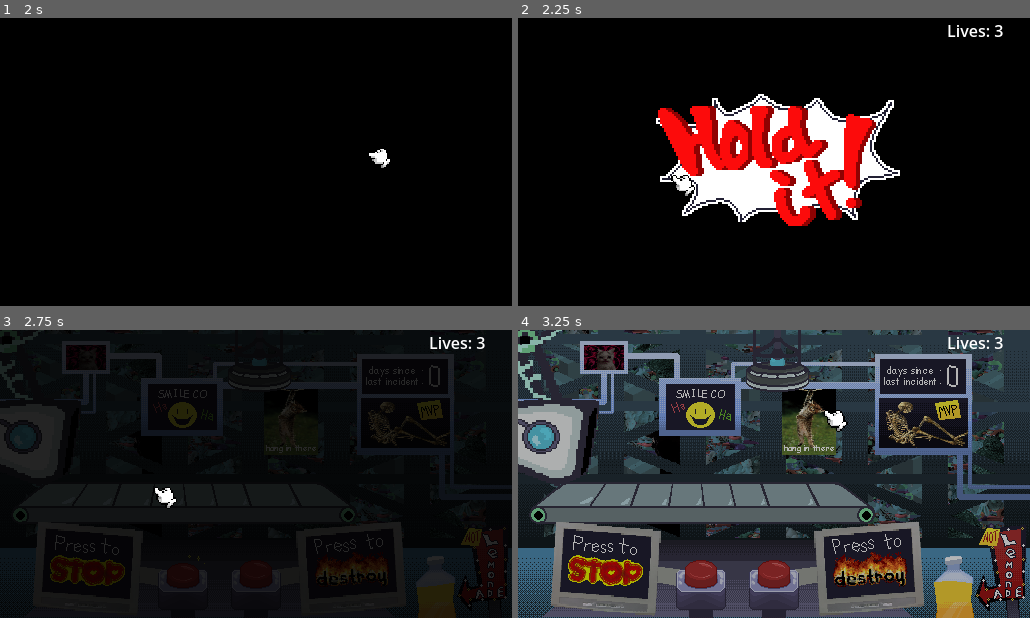
Above: before the commit, frames 1-4 (two rows, left to right).
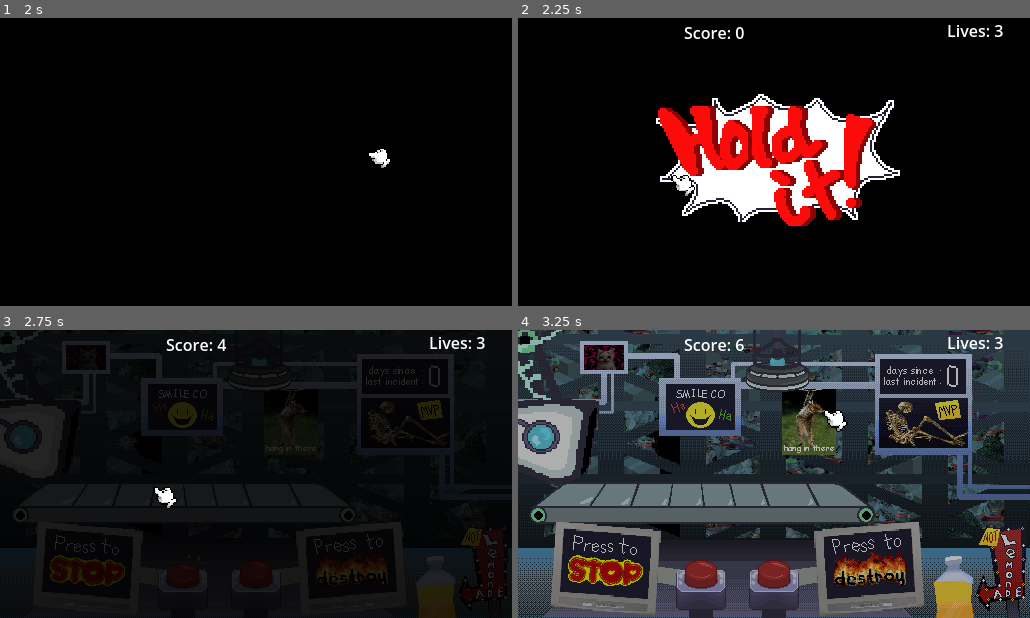
Above: after the commit, the same moments.

Repository: vincentcmartinez/holdit
Game: Godot game, scene res://src/game container/game_container.tscn
Two runs of this game, one before a commit and one after it. Both use one fixed random seed, a clock stepped at 60 frames per second and the inputs below.
Inputs (mouse positions are in pixels of both pictures, inside the frame that each line leads up to):
- Up to frame 1 (2 s): click (256, 185) at 0.5 s; tap Enter (ui_accept) at 1.25, 1.52 s; move the mouse to (368, 147) at 1.27 s; press the mouse at (368, 147) at 1.28 s
- Up to frame 2 (2.25 s): tap Enter (ui_accept) at 2 s; move the mouse to (671, 176) at 2.02 s; release the mouse at (671, 176) at 2.03 s; tap Space (space) at 2.1 s
- Up to frame 3 (2.75 s): tap Enter (ui_accept) at 2.27 s
- Up to frame 4 (3.25 s): move the mouse to (825, 410) at 2.77 s; hold X (start_destroy) from 2.78 s (still down)

Frame 1 is identical in both runs. In frame 2, 0.2% of the frame differs, in the area x 32-45%, y 3-8%; in frame 3, 0.2%; in frame 4, 0.2%.

Commit message:
final gameplay

Diff:
--- a/hold-it!/game_info.gd
+++ b/hold-it!/game_info.gd
@@ -28,6 +28,9 @@
 
 func _decrement_lives():
 	lives -= 1
+	if lives <= 0:
+		var world = get_tree().get_root().get_node("GameContainer/World")
+		world.game_over()
 
 func _on_activate_destroy():
 	destroying = true
--- a/hold-it!/src/game container/game_container.gd
+++ b/hold-it!/src/game container/game_container.gd
@@ -21,3 +21,10 @@
 func spawn_pause_menu():
 	var pause_menu_inst = pause_scene.instantiate()
 	add_child(pause_menu_inst)
+
+func game_over(score):
+	$GameOver.visible = true
+	get_tree().paused = true
+	$Label.visible = true
+	$ScoreLabel.text = "Final Score: " + str(floor(score))
+	$ScoreLabel.visible = true
--- a/hold-it!/src/game container/game_container.tscn
+++ b/hold-it!/src/game container/game_container.tscn
@@ -13,3 +13,21 @@
 
 [node name="Camera2D" type="Camera2D" parent="."]
 anchor_mode = 0
+
+[node name="Label" type="Label" parent="."]
+visible = false
+offset_left = 201.0
+offset_top = 58.0
+offset_right = 313.0
+offset_bottom = 81.0
+text = "You are FIRED!"
+
+[node name="ScoreLabel" type="Label" parent="."]
+visible = false
+offset_left = 182.0
+offset_top = 104.0
+offset_right = 234.0
+offset_bottom = 127.0
+text = "Score: "
+
+[node name="GameOver" type="Sprite2D" parent="."]
--- a/hold-it!/src/game container/world.gd
+++ b/hold-it!/src/game container/world.gd
@@ -7,17 +7,46 @@
 @onready var toy_dino = preload("res://src/toys/dino/toy_dino.tscn")
 @onready var toy_bunny = preload("res://src/toys/bunny/toy_bunny.tscn")
 
-@onready var belt_speed = 5
-@onready var spawn_rate = 1.5
-@onready var toys = [toy_dino, toy_monkey, toy_car, toy_bunny]
+@onready var current_level = 0
+@onready var levels = ["level_0", "level_1", "level_2"]
+@onready var level_stats = {
+	"level_0" = {
+		"toys" = [toy_monkey, toy_bunny, toy_dino, toy_car],
+		"spawn_rate" = 1.5,
+		"belt_speed" = 5
+	},
+	"level_1" = {
+		"toys" = [toy_dino, toy_car],
+		"spawn_rate" = 1.5,
+		"belt_speed" = 5
+	},
+	"level_2" = {
+		"toys" = [toy_monkey, toy_bunny, toy_dino, toy_car],
+		"spawn_rate" = 1.5,
+		"belt_speed" = 5
+	}
+}
+
+@onready var belt_speed = level_stats.get(levels[current_level]).get("belt_speed")
+@onready var spawn_rate = level_stats.get(levels[current_level]).get("spawn_rate")
+@onready var toys = level_stats.get(levels[current_level]).get("toys")
 
 @onready var game_start = false
+@onready var score = 0
 
 var paused = false
 
 func start_game():
 	game_start = true
 	$ToySpawner.start_game()
+
+func game_over():
+	get_parent().game_over(score)
+	queue_free()
+
+func _physics_process(delta: float) -> void:
+	score += 0.1
+	$CanvasLayer/ScoreLabel.text = "Score: " + str(floor(score))
 
 func _ready():
 	start_game()
--- a/hold-it!/src/game container/world.tscn
+++ b/hold-it!/src/game container/world.tscn
@@ -22,7 +22,7 @@
 size = Vector2(122, 89)
 
 [sub_resource type="RectangleShape2D" id="RectangleShape2D_qajwm"]
-size = Vector2(20, 133)
+size = Vector2(227.5, 9.5)
 
 [node name="World" type="Node2D"]
 texture_filter = 1
@@ -98,13 +98,20 @@
 script = ExtResource("6_iv6sq")
 
 [node name="CollisionShape2D" type="CollisionShape2D" parent="finishline"]
-position = Vector2(359, 127)
+position = Vector2(337.75, 207)
 shape = SubResource("RectangleShape2D_qajwm")
 
 [node name="trash_press" parent="." instance=ExtResource("8_64byy")]
 position = Vector2(259, 91)
 
 [node name="CanvasLayer" type="CanvasLayer" parent="."]
+
+[node name="ScoreLabel" type="Label" parent="CanvasLayer"]
+offset_left = 166.0
+offset_top = 3.0
+offset_right = 209.0
+offset_bottom = 26.0
+text = "Score"
 
 [node name="Label" type="Label" parent="CanvasLayer"]
 anchors_preset = 1
